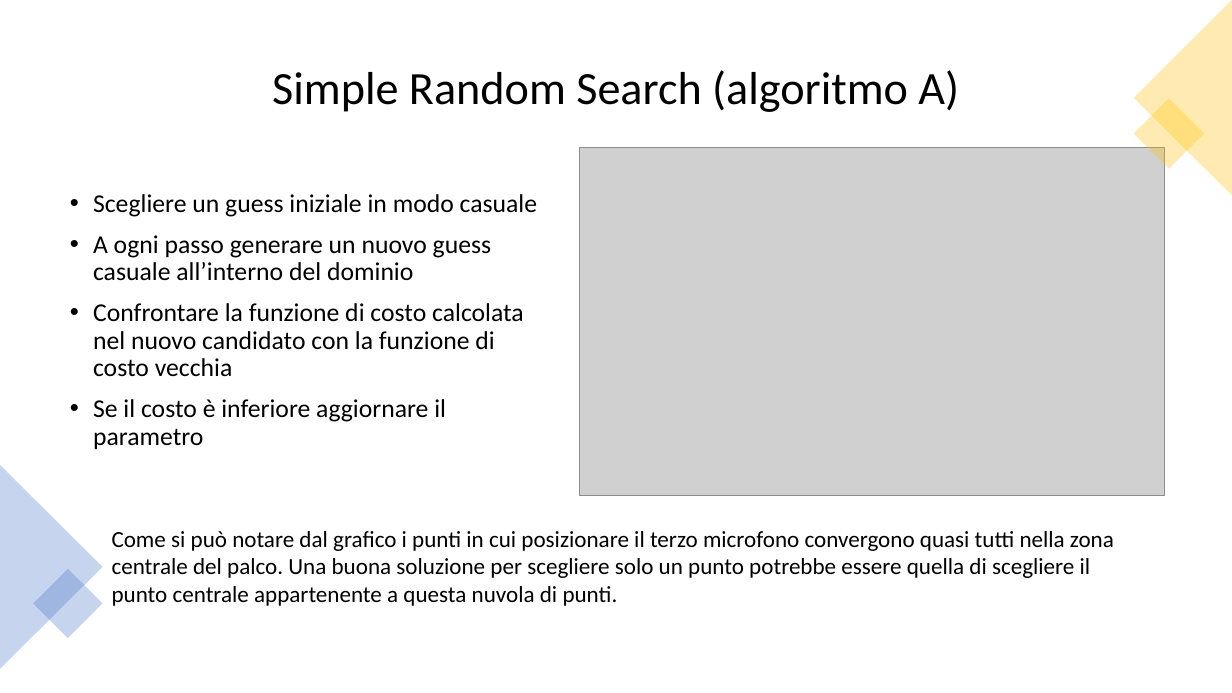
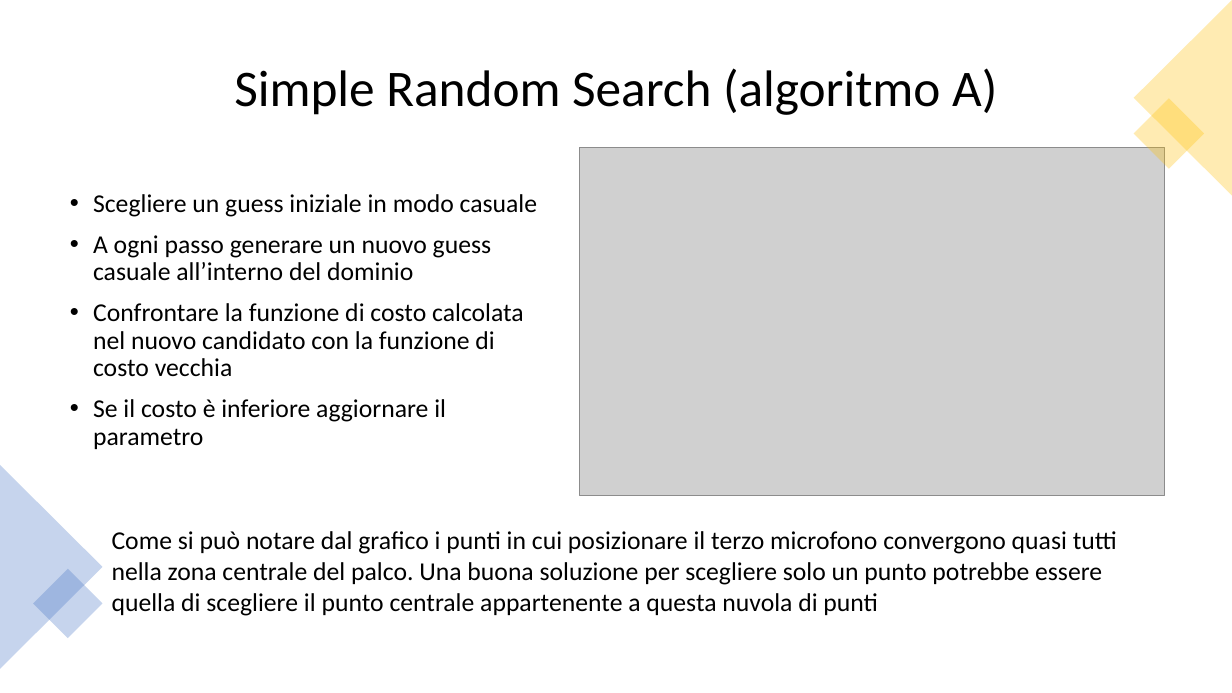
Before and after one commit to af20/mds_decision_making, a slide deck: slide 7 of R/Decision Making slides.pptx. Drawn at 1232x693 pixels with LibreOffice and Linux fonts; fonts in the diff are those of the drawing; grey boxes stand for pictures. Boxes give left, top, right and bottom in pixels: in the first picture for what was removed or moved away, otherwise in the second. Text is boxed around its words. In the diff, an @@ line names an element or a change of style, - is before the commit and + after.

Commit message:
In teoria manca solo FDSA

```diff
--- a/R/Decision Making slides.pptx
+++ b/R/Decision Making slides.pptx
@@ title "Simple Random Search (algoritmo A)" at <box>234,68,997,115</box>: size 36 to 40 pt @@
@@ text at <box>112,531,1117,616</box>: text changed; size 18 to 20 pt @@
-Come si può notare dal grafico i punti in cui posizionare il terzo microfono convergono quasi tutti nella zona centrale del palco. Una buona soluzione per scegliere solo un punto potrebbe essere quella di scegliere il punto centrale appartenente a questa nuvola di punti.
+Come si può notare dal grafico i punti in cui posizionare il terzo microfono convergono quasi tutti nella zona centrale del palco. Una buona soluzione per scegliere solo un punto potrebbe essere quella di scegliere il punto centrale appartenente a questa nuvola di punti
```
Also in this commit, not shown: 8 other slides changed.
